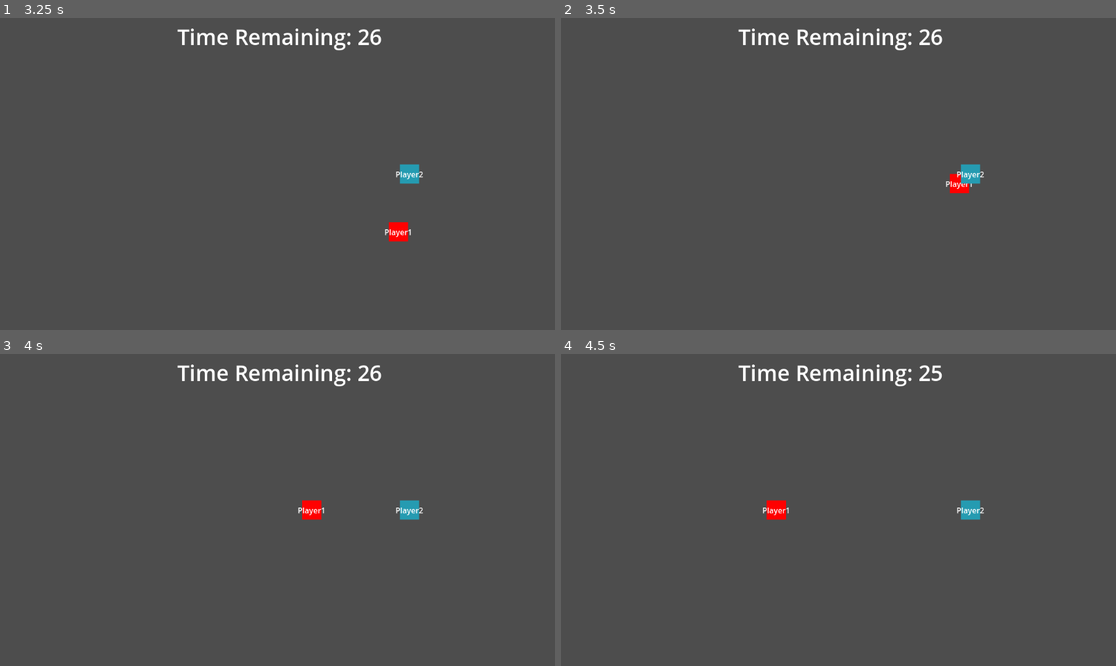
Above: before the commit, frames 1-4 (two rows, left to right).
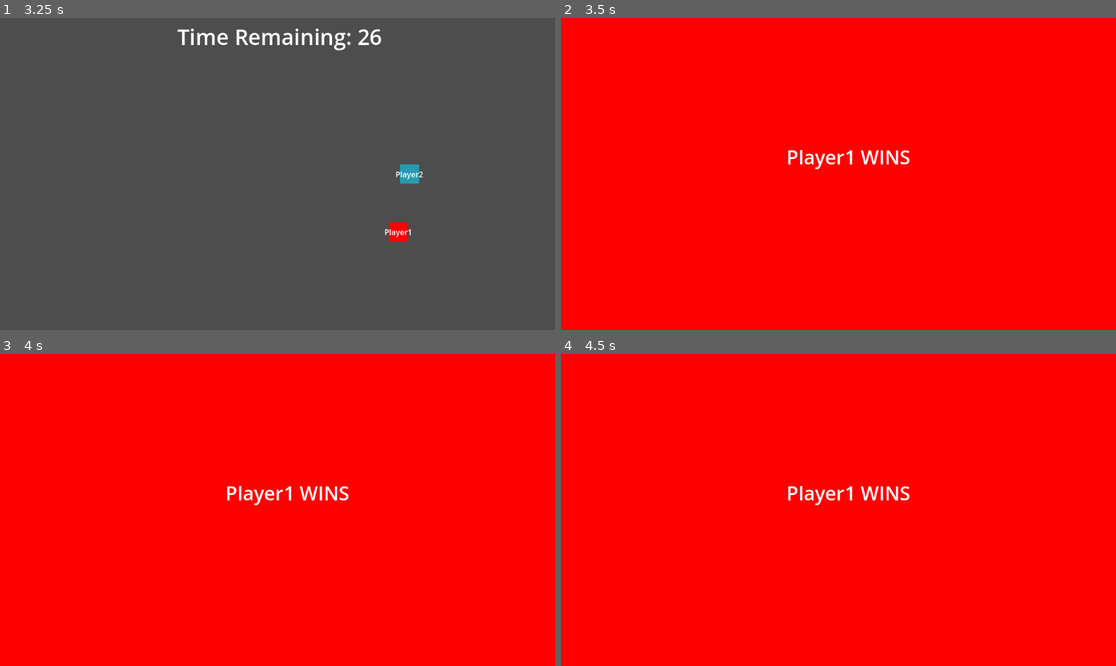
Above: after the commit, the same moments.

Repository: malceore/multiplayer_playground
Game: Godot game, scene res://scenes/levels/test_arena.tscn
Two runs of this game, one before a commit and one after it. Both use one fixed random seed, a clock stepped at 60 frames per second and the inputs below.
Inputs:
- Up to frame 1 (3.25 s): tap Enter at 0.5 s; hold D (right) 0.53-1.28 s; hold S (down) 1.28-2.03 s; hold D (right) 2.03-2.78 s; hold W (up) from 2.78 s (still down)
- Up to frame 2 (3.5 s): keep holding W (up)
- Up to frame 3 (4 s): release W (up) at 3.53 s; hold A (left) from 3.53 s (still down)
- Up to frame 4 (4.5 s): keep holding A (left)

Frame 1 is identical in both runs. In frame 2, 100% of the frame differs, in the area x 0-100%, y 0-100%; in frame 3, 100%; in frame 4, 100%.

Commit message:
made it to it player can win, background color changes with victory.

Diff:
--- a/scenes/levels/test_arena.gd
+++ b/scenes/levels/test_arena.gd
@@ -1,10 +1,19 @@
 extends Node2D
 
+var itPlayer = null
+var notItPlayer = null
+
 func _ready():
-	pass # Replace with function body.
+	for child in get_children():
+		if child.name.contains("Player"):
+			if child.it:
+				itPlayer = child
+			else:
+				notItPlayer = child
 
 
-# Called every frame. 'delta' is the elapsed time since the previous frame.
 func _process(delta):
 	if $TimerContainer/Timer.time_left == 0:
-		$VictoryScreen.winner("Player 2")
+		$VictoryScreen.winner(notItPlayer.name, notItPlayer.get_node("Body").color)
+	if itPlayer.win:
+		$VictoryScreen.winner(itPlayer.name, itPlayer.get_node("Body").color)
--- a/scenes/player/player.gd
+++ b/scenes/player/player.gd
@@ -1,6 +1,4 @@
 extends CharacterBody2D
-
-
 
 @export var speed = 400
 @export var left = "left"
@@ -8,6 +6,8 @@
 @export var up = "up"
 @export var down = "down"
 @export var it = false
+
+var win = false
 
 func _ready():
 	$Label.text = name
@@ -21,3 +21,8 @@
 func _physics_process(delta):
 	get_input()
 	move_and_slide()
+
+func _on_area_2d_area_shape_entered(area_rid, area, area_shape_index, local_shape_index):
+	var areaName = area.get_parent().name
+	if it and areaName.contains("Player"):
+		win = true
--- a/scenes/player/player.tscn
+++ b/scenes/player/player.tscn
@@ -1,6 +1,9 @@
-[gd_scene load_steps=2 format=3 uid="uid://cvok510p82m5y"]
+[gd_scene load_steps=3 format=3 uid="uid://cvok510p82m5y"]
 
 [ext_resource type="Script" path="res://scenes/player/player.gd" id="1_havxc"]
+
+[sub_resource type="RectangleShape2D" id="RectangleShape2D_p8801"]
+size = Vector2(40, 40)
 
 [node name="Player" type="CharacterBody2D"]
 script = ExtResource("1_havxc")
@@ -35,3 +38,12 @@
 grow_vertical = 2
 text = "Player
 "
+
+[node name="Area2D" type="Area2D" parent="."]
+position = Vector2(-20, -20)
+
+[node name="CollisionShape2D" type="CollisionShape2D" parent="Area2D"]
+position = Vector2(20, 20)
+shape = SubResource("RectangleShape2D_p8801")
+
+[connection signal="area_shape_entered" from="Area2D" to="." method="_on_area_2d_area_shape_entered"]
--- a/scenes/victory_screen/victory_screen.gd
+++ b/scenes/victory_screen/victory_screen.gd
@@ -1,5 +1,6 @@
 extends Control
 
-func winner(player:String):
+func winner(player:String, color):
 	$Label.set_text(player+" WINS")
+	$ColorRect.color = color
 	show()
